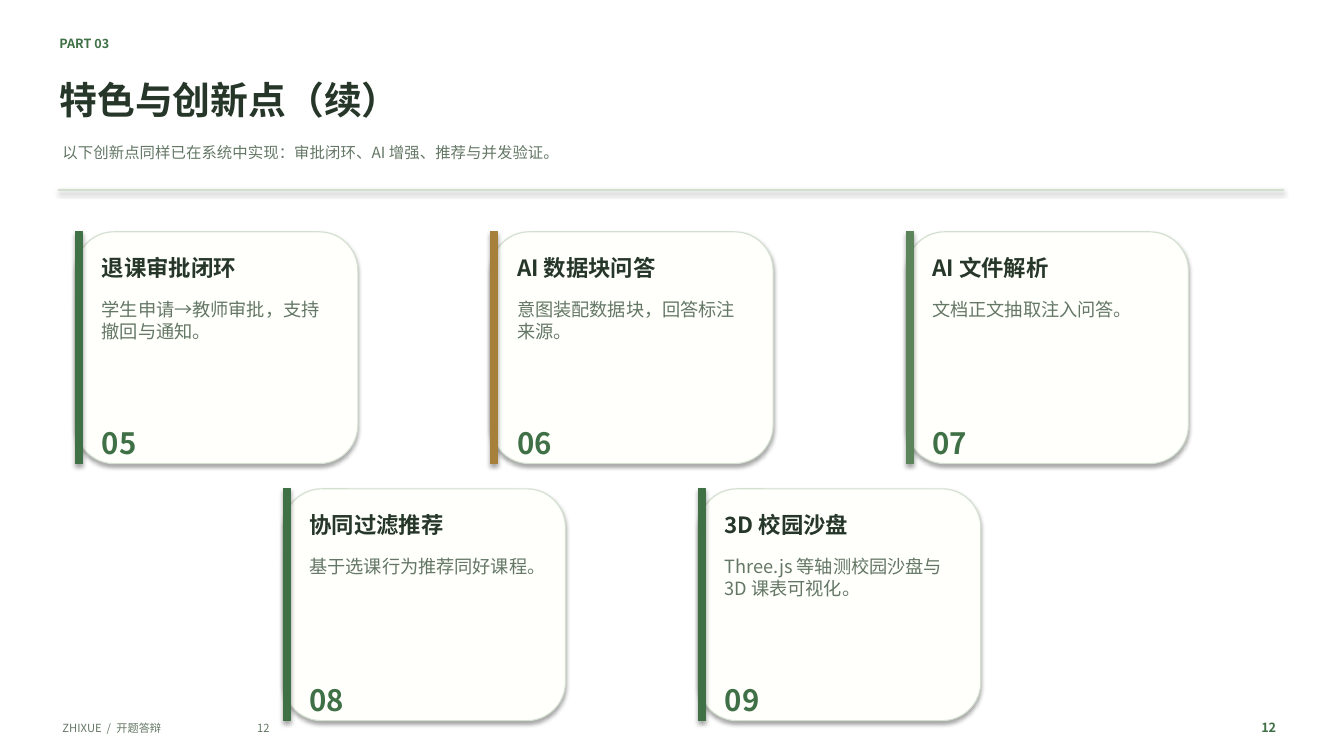
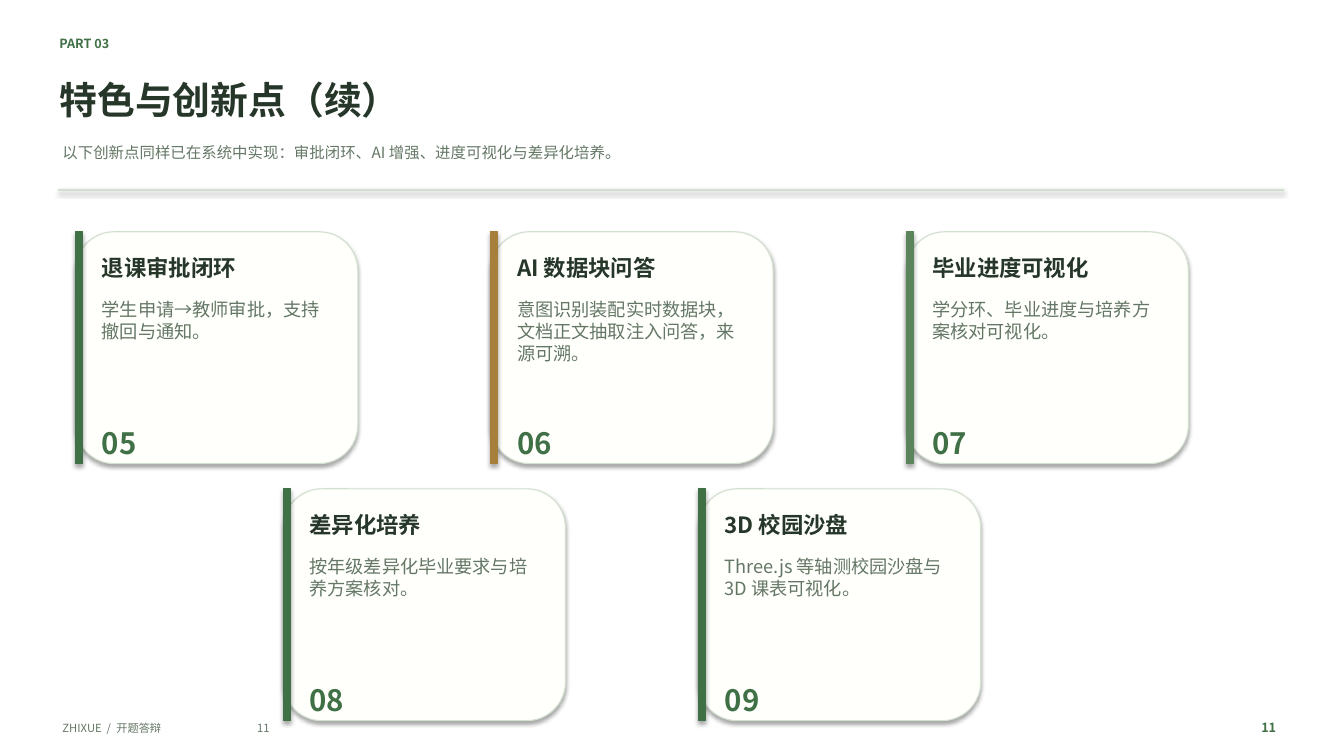
Before and after one commit to ghy366/--zhixue, a slide deck: slide 11 of docs/智学选课_开题答辩_浅色森林绿主题.pptx (slide 12 before the commit). Drawn at 1344x756 pixels with LibreOffice and Linux fonts; fonts in the diff are those of the drawing. Boxes give left, top, right and bottom in pixels: in the first picture for what was removed or moved away, otherwise in the second. Text is boxed around its words. In the diff, an @@ line names an element or a change of style, - is before the commit and + after.

```diff
--- a/docs/智学选课_开题答辩_浅色森林绿主题.pptx
+++ b/docs/智学选课_开题答辩_浅色森林绿主题.pptx
@@ text at box(62, 145, 620, 160): text changed @@
-以下创新点同样已在系统中实现：审批闭环、AI 增强、推荐与并发验证。
+以下创新点同样已在系统中实现：审批闭环、AI 增强、进度可视化与差异化培养。
@@ text at box(932, 257, 1088, 278): text changed @@
-AI 文件解析
+毕业进度可视化
@@ text at box(517, 300, 735, 362): text changed @@
-意图装配数据块，回答标注来源。
+意图识别装配实时数据块，文档正文抽取注入问答，来源可溯。
@@ text at box(932, 300, 1150, 340): text changed @@
-文档正文抽取注入问答。
+学分环、毕业进度与培养方案核对可视化。
@@ text at box(309, 514, 421, 535): text changed @@
-协同过滤推荐
+差异化培养
@@ text at box(309, 557, 527, 597): text changed @@
-基于选课行为推荐同好课程。
+按年级差异化毕业要求与培养方案核对。
@@ text at box(62, 723, 269, 733): text changed @@
-ZHIXUE / 开题答辩 12
+ZHIXUE / 开题答辩 11
@@ text at box(1261, 722, 1276, 732): text changed @@
-12
+11
```
Also in this commit, not shown: 9 other slides changed, 1 slide removed.
